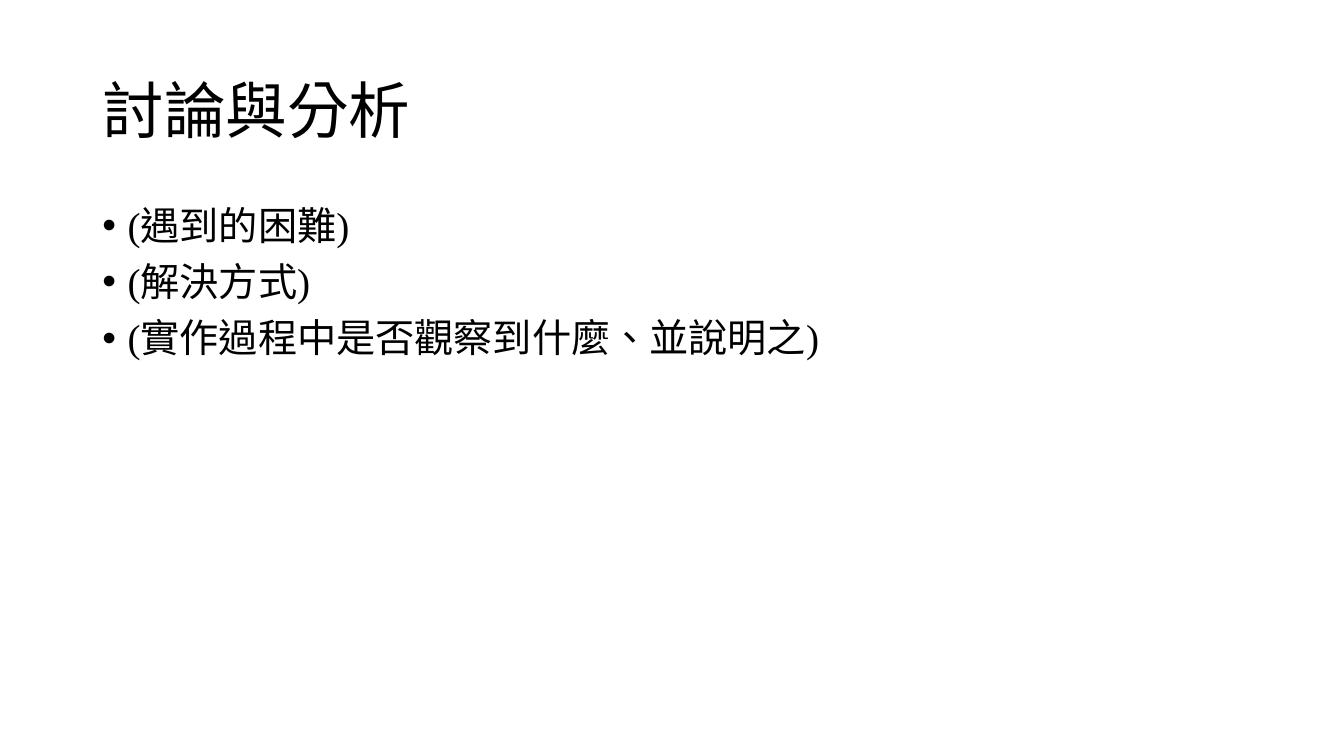
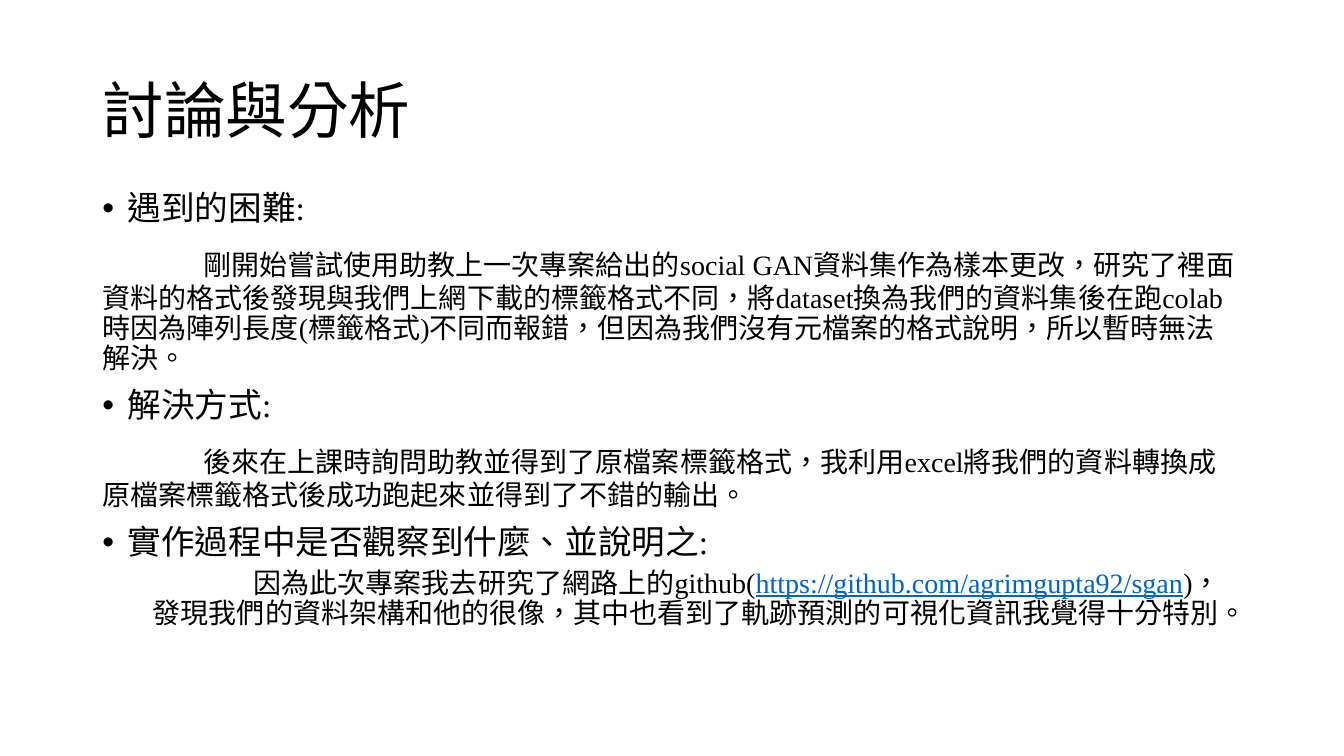
Before and after one commit to lohsuan/Multimedia-Tech, a slide deck: slide 4 of 期末專案_第三組_小組報告/期末專案_第三組_小組報告.pptx. Drawn at 1344x756 pixels with LibreOffice and Linux fonts; fonts in the diff are those of the drawing; background and template pictures are left out. Boxes give left, top, right and bottom in pixels: in the first picture for what was removed or moved away, otherwise in the second. Text is boxed around its words. In the diff, an @@ line names an element or a change of style, - is before the commit and + after.

```diff
--- a/期末專案_第三組_小組報告/期末專案_第三組_小組報告.pptx
+++ b/期末專案_第三組_小組報告/期末專案_第三組_小組報告.pptx
@@ text at bbox=[102, 191, 1247, 626]: text changed; size 28 to 20 pt @@
-• (遇到的困難)
-• (解決方式)
-• (實作過程中是否觀察到什麼、並說明之)
+• 遇到的困難:
+剛開始嘗試使用助教上一次專案給出的social GAN資料集作為樣本更改，研究了裡面資料的格式後發現與我們上網下載的標籤格式不同，將dataset換為我們的資料集後在跑colab時因為陣列長度(標籤格式)不同而報錯，但因為我們沒有元檔案的格式說明，所以暫時無法解決。
+• 解決方式:
+後來在上課時詢問助教並得到了原檔案標籤格式，我利用excel將我們的資料轉換成原檔案標籤格式後成功跑起來並得到了不錯的輸出。
+• 實作過程中是否觀察到什麼、並說明之:
+  因為此次專案我去研究了網路上的github(https://github.com/agrimgupta92/sgan)，發現我們的資料架構和他的很像，其中也看到了軌跡預測的可視化資訊我覺得十分特別。
```
Also in this commit, not shown: 3 other slides changed.
